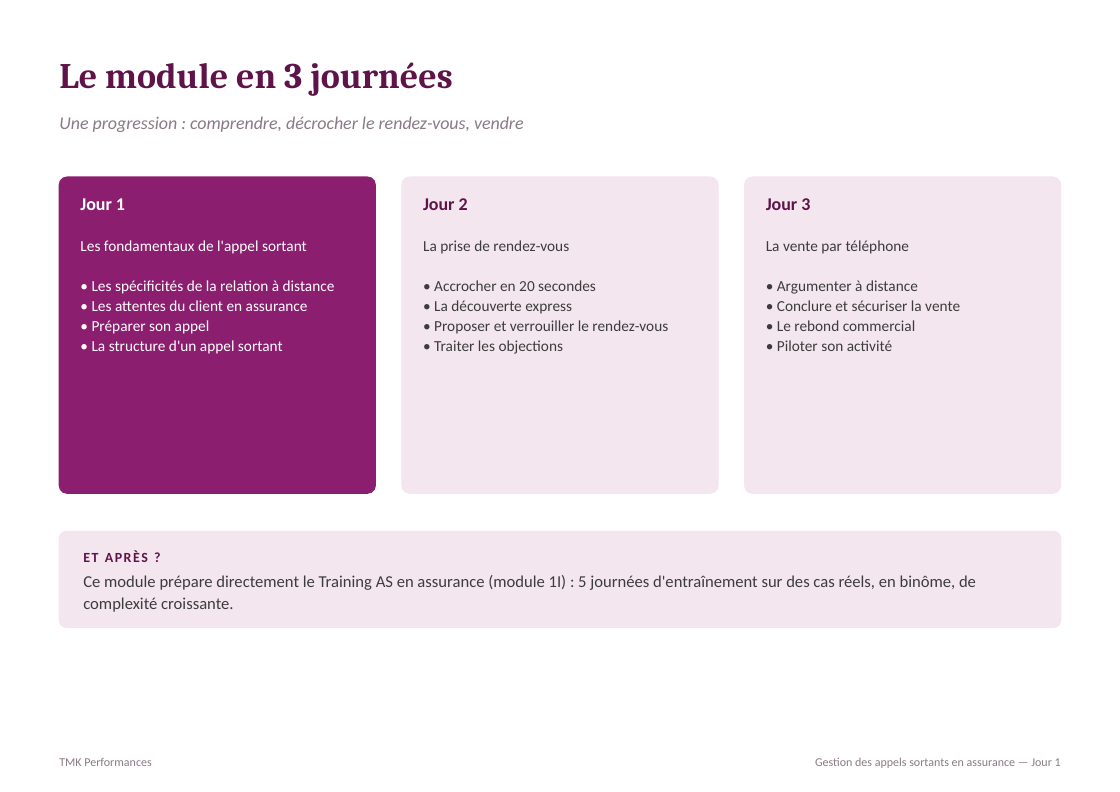
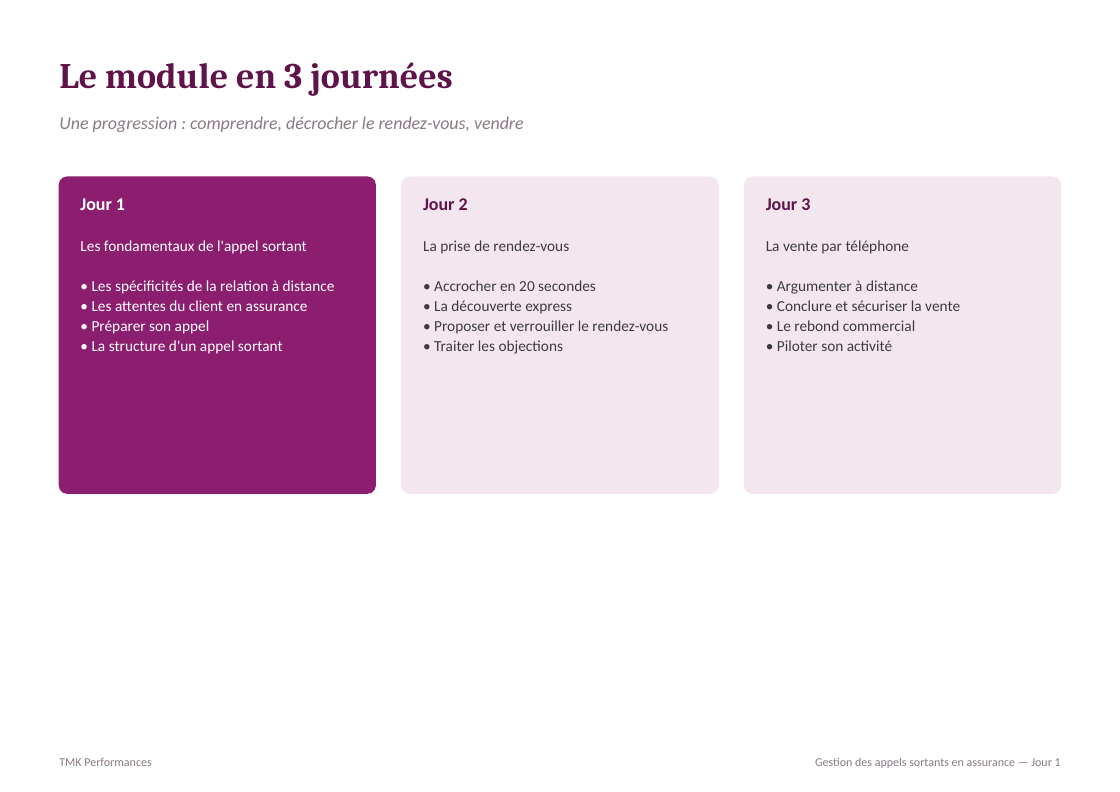
Before and after one commit to ThLe2/MAD_PRDV, a slide deck: slide 2 of documents_a_telecharger/Cours_-_Jour_1.pptx. Drawn at 1120x792 pixels with LibreOffice and Linux fonts; fonts in the diff are those of the drawing. Boxes give left, top, right and bottom in pixels: in the first picture for what was removed or moved away, otherwise in the second. Text is boxed around its words. In the diff, an @@ line names an element or a change of style, - is before the commit and + after.

```diff
--- a/documents_a_telecharger/Cours_-_Jour_1.pptx
+++ b/documents_a_telecharger/Cours_-_Jour_1.pptx
@@ rounded rectangle removed at (59,532,1061,628) @@
@@ text removed at (83,550,148,562) @@
-ET APRÈS ?
@@ text removed at (83,575,976,612) @@
-Ce module prépare directement le Training AS en assurance (module 1I) : 5 journées d'entraînement sur des cas réels, en binôme, de complexité croissante.
```
Also in this commit, not shown: 1 other slide changed, 5 other files.
